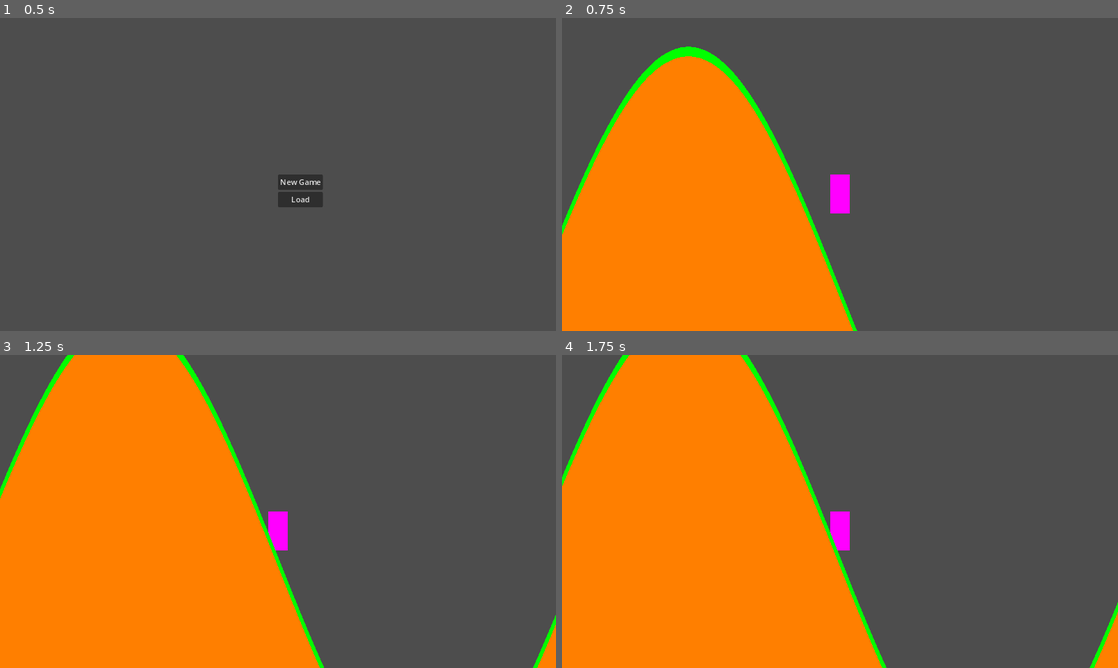
Above: before the commit, frames 1-4 (two rows, left to right).
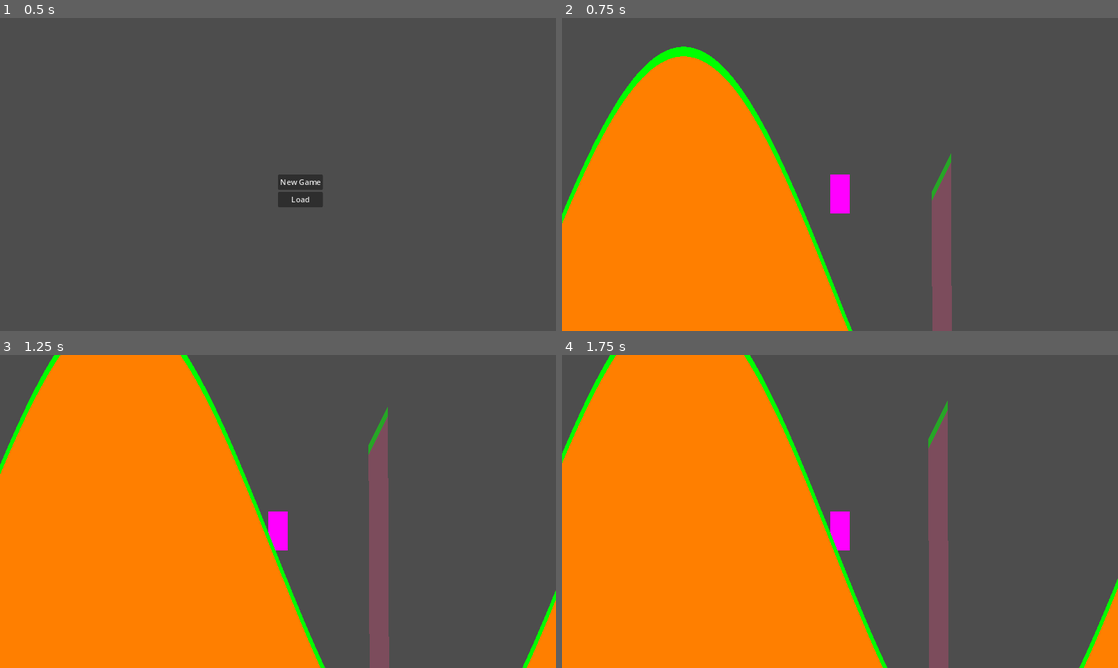
Above: after the commit, the same moments.

Repository: Shadowdragon019/Buildheim
Game: Godot game, scene res://main_menu/main_menu.tscn
The game is run twice, just before and just after one commit, with the same random seed, the same clock (stepped at 60 frames per second) and the same inputs.
Inputs (mouse positions are in pixels of both pictures, inside the frame that each line leads up to):
- Up to frame 1 (0.5 s): no input
- Up to frame 2 (0.75 s): click "New Game" at 0.5 s
- Up to frame 3 (1.25 s): no input
- Up to frame 4 (1.75 s): move the mouse to (962, 495) at 1.27 s; hold E (index_right) from 1.28 s (still down); click (962, 495) at 1.35 s

Frame 1 is identical in both runs. In frame 2, 4.2% of the frame differs, in the area x 0-71%, y 9-100%; in frame 3, 4.6%, in the area x 0-100%, y 0-100%; in frame 4, 4.6%.

Commit message:
Ground rendering is no longer directly tied to chunks

Diff:
--- a/tests/test-building/world.gd
+++ b/tests/test-building/world.gd
@@ -3,7 +3,7 @@
 const packed_point := preload("res://tests/test-building/point.tscn")
 const packed_object := preload("res://object/object.tscn")
 const packed_ground_shader := preload("res://tests/test-building/ground.gdshader")
-const chunk_bottom := 1000
+const world_bottom := 1000
 const point_width := 5
 const points_per_chunk := 400
 const chunk_width := point_width * points_per_chunk
@@ -11,7 +11,8 @@
 @onready var player: CharacterBody2D = $Player
 @onready var building_preview : Sprite2D = $BuildingPreview # Shader will break if there's more then one instance
 @onready var snapping_area: Area2D = $SnappingArea
-@onready var terraforming_preview: Polygon2D = $TerraformingPreview
+@onready var terraforming_point: Polygon2D = $TerraformingPoint
+var terraforming_preview: Area2D = create_ground_piece(true)
 var object_rotation := 0.0
 var blocking_objects : Array[Node2D] = []
 var snap_objects : Array[WorldObject] = []
@@ -19,6 +20,8 @@
 var chunk_heights : Dictionary = {}
 #Dictionary[int, Dictionary[int, float]]
 var new_chunk_heights : Dictionary = {}
+#Dictionary[int, Dictionary[int, float]]
+var terraforming_points : Dictionary = {}
 
 func chunk_index_at_x(x: float) -> int:
 	@warning_ignore("narrowing_conversion")
@@ -87,52 +90,75 @@
 		chunk_heights[chunk_index] = chunk_heights_portion
 
 
+func create_ground_piece(is_preview: bool = false) -> Node2D:
+	var shape := CollisionPolygon2D.new()
+	var grass := Polygon2D.new()
+	var ground := Polygon2D.new()
+	var highlight := Polygon2D.new()
+	shape.name = "Shape"
+	grass.name = "Grass"
+	ground.name = "Ground"
+	highlight.name = "Highlight"
+	grass.color = Color(0, 1, 0)
+	ground.color = Color(1, 0.5, 0)
+	highlight.color = Color(0, 0, 1, 0.5)
+
+	if is_preview:
+		var area := Area2D.new()
+		area.visible = false
+		area.add_child(shape)
+		area.add_child(grass)
+		area.add_child(ground)
+		area.add_child(highlight)
+		return area
+	else:
+		var collider := StaticBody2D.new()
+		collider.visible = false
+		collider.add_child(shape)
+		collider.add_child(grass)
+		collider.add_child(ground)
+		return collider
+
+
+func update_ground_piece(ground_piece: Node2D, heights: PackedFloat32Array):
+	var shape : CollisionPolygon2D = ground_piece.get_node("Shape")
+	var grass : Polygon2D = ground_piece.get_node("Grass")
+	var ground : Polygon2D = ground_piece.get_node("Ground")
+	var highlight : Polygon2D = ground_piece.get_node_or_null("Highlight")
+
+	var grass_points : PackedVector2Array = []
+	grass_points.resize(heights.size() * 2)
+	var ground_points : PackedVector2Array = [Vector2((heights.size() - 1) * point_width, world_bottom), Vector2(0, world_bottom)]
+
+	var index := -1
+	for height in heights:
+		var x : float = index * point_width
+		var y : float = height
+		index += 1
+		grass_points[index] = Vector2(x, y)
+		grass_points[(heights.size()) * 2 - index - 1] = Vector2(x, y - 10)
+		ground_points.append(Vector2(x, height))
+
+	shape.polygon = ground_points
+	ground.polygon = ground_points
+	grass.polygon = grass_points
+	if highlight != null:
+		highlight.polygon = ground_points
+	ground_piece.visible = true
+
+
 func load_chunk(chunk_index: int):
 	if chunk_is_loaded(chunk_index):
 		print("Chunk " + str(chunk_index) + " already exists")
 	else:
-		var polygon := Polygon2D.new()
-		polygon.color = Color(1, 0.5, 0 ,1)
-		polygon.name = "Ground"
-		var grass_polygon := Polygon2D.new()
-		grass_polygon.color = Color(0, 1, 0 ,1)
-		grass_polygon.name = "Grass"
-		var collision := StaticBody2D.new()
-		collision.name = "GroundCollision" + str(chunk_index)
-		var shape := CollisionPolygon2D.new()
-		shape.name = "Shape"
-		collision.add_child(shape)
-		collision.add_child(polygon)
-		collision.add_child(grass_polygon)
-
-		var ground_points : PackedVector2Array = []
-		var ground_uv : PackedVector2Array = [Vector2(0, 1)]
-		var grass_points : PackedVector2Array = []
-		grass_points.resize((points_per_chunk + 1) * 2)
-
 		if !chunk_data_exists(chunk_index):
 			generate_chunk_data(chunk_index)
-
-		var start_x = chunk_width * chunk_index
-		for i in range(points_per_chunk + 1):
-			var x : float = start_x + i * point_width
-			var y : float = chunk_heights[chunk_index][i]
-			grass_points[i] = Vector2(x, y)
-			grass_points[(points_per_chunk + 1) * 2 - i - 1] = Vector2(x, y - 10)
-			if i == 0:
-				ground_points.append(Vector2(x, chunk_bottom))
-			ground_points.append(Vector2(x, y))
-			if i == points_per_chunk:
-				ground_points.append(Vector2(x, chunk_bottom))
-			ground_uv.append(Vector2(0, 0))
-		ground_uv.append(Vector2(0, 1))
-
-		shape.polygon = ground_points
-		polygon.polygon = ground_points
-		polygon.uv = ground_uv
-		grass_polygon.polygon = grass_points
-
-		add_child(collision)
+		#gotta set x offset
+		var piece := create_ground_piece()
+		update_ground_piece(piece, chunk_heights[chunk_index])
+		add_child(piece)
+		piece.name = "GroundCollision" + str(chunk_index)
+		piece.global_position.x = chunk_index * chunk_width
 
 
 func unload_chunk(chunk_index: int):
@@ -172,6 +198,8 @@
 func _ready():
 	if TestBuildingGlobal.load_game:
 		load_game()
+	add_child(terraforming_preview)
+	terraforming_preview.modulate = Color(1, 1, 1, 0.5)
 
 	# Dictionary[int, float]
 	set_heights(0, {
@@ -181,13 +209,14 @@
 		397: 0,
 		396: 0,
 	})
-
-
-
+	set_heights(1, {
+		10: 0
+	})
+	update_ground_piece(terraforming_preview, [-100, -110, -120, -130, -140])
+	terraforming_preview.global_position.x = 100
 
 func _process(_delta: float):
 	var global_mouse_position := get_global_mouse_position()
-
 	# Building
 	#region
 	if Input.is_action_just_pressed("forwards") && TestBuildingGlobal.building_enabled:
@@ -230,19 +259,24 @@
 	if Input.is_action_just_released("right_click") && !TestBuildingGlobal.objects_over_mouse.is_empty() && TestBuildingGlobal.building_enabled:
 		TestBuildingGlobal.last_oom().queue_free()
 		TestBuildingGlobal.objects_over_mouse.remove_at(TestBuildingGlobal.last_oom_index())
+
 	#endregion
 
 	# Terraforming
 	#region
-	terraforming_preview.visible = TestBuildingGlobal.terraforming_enabled
+	terraforming_point.visible = TestBuildingGlobal.terraforming_enabled
 	if TestBuildingGlobal.terraforming_enabled:
-		terraforming_preview.global_position = Vector2(int(global_mouse_position.x / point_width) * point_width, global_mouse_position.y)
-
-		if Input.is_action_just_pressed("left_click") && global_mouse_position.y < chunk_bottom:
-			print("e")
-			set_heights(chunk_index_at_x(terraforming_preview.global_position.x), {
-				int(terraforming_preview.global_position.x / point_width): terraforming_preview.global_position.y
-			})
+		var terraform_chunk_index := chunk_index_at_x(terraforming_point.global_position.x)
+		var terraform_point_index := point_index_at_x(terraforming_point.global_position.x)
+
+		terraforming_point.global_position = Vector2(int((global_mouse_position.x + float(point_width) / 2.0) / point_width) * point_width, global_mouse_position.y)
+
+		if terraforming_point.global_position.y > world_bottom - 5:
+			terraforming_point.global_position.y = world_bottom - 5
+
+		if Input.is_action_just_pressed("left_click"):
+			set_heights(terraform_chunk_index, {terraform_point_index: terraforming_point.global_position.y})
+
 	#endregion
 
 	# Load chunks around player
@@ -256,40 +290,15 @@
 	for chunk_index in new_chunk_heights:
 		var _chunk_index : int = chunk_index
 		# Dictionary[int, float]
-		var points_to_update : Dictionary = new_chunk_heights[chunk_index]
-
-		if !chunk_heights.has(chunk_index):
-			push_warning("Attempting to modify chunk " + str(_chunk_index) + " when it does not exist. Ignoring.")
-			continue
-
-		var collision_polygon : CollisionPolygon2D = get_node("GroundCollision" + str(_chunk_index) + "/Shape")
-		var ground_polygon : Polygon2D = get_node("GroundCollision" + str(_chunk_index) + "/Ground")
-		var grass_polygon : Polygon2D = get_node("GroundCollision" + str(_chunk_index) + "/Grass")
-		var collision_polygon_data := collision_polygon.polygon
-		var ground_polygon_data := ground_polygon.polygon
-		var grass_polygon_data := grass_polygon.polygon
-
-		for point_index in points_to_update:
-			var height : float = points_to_update[point_index]
-			if point_index < 0:
-				push_warning("Attempting to modify point (" + str(_chunk_index) + ", " + str(point_index) + ") with point index smaller then minimum, 0. Ignoring.")
-				continue
-			if point_index > points_per_chunk:
-				push_warning("Attempting to modify point (" + str(_chunk_index) + ", " + str(point_index) + ") with point index bigger then maximum, " + str(points_per_chunk) + ". Ignoring.")
-				continue
-			if height > chunk_bottom:
-				push_warning("Attempting to set height of point (" + str(_chunk_index) + ", " + str(point_index) + " which is below chunk bottom, " + str(chunk_bottom) + ". Ignoring.")
-				continue
-
-			chunk_heights[chunk_index][point_index] = height
-			collision_polygon_data[point_index + 1].y = height
-			ground_polygon_data[point_index + 1].y = height
-			grass_polygon_data[point_index].y = height
-			grass_polygon_data[(points_per_chunk + 1) * 2 - point_index - 1].y = height - 10
-
-		collision_polygon.polygon = collision_polygon_data
-		ground_polygon.polygon = ground_polygon_data
-		grass_polygon.polygon = grass_polygon_data
+		var chunk_piece : StaticBody2D = get_node("GroundCollision" + str(_chunk_index))
+		var points : PackedFloat32Array = chunk_heights[chunk_index]
+		# Dictionary[int, float]
+		var new_points : Dictionary = new_chunk_heights[chunk_index]
+
+		for point_index in new_points:
+			points[point_index] = new_points[point_index]
+
+		update_ground_piece(chunk_piece, points)
 
 	new_chunk_heights = {}
 	#endregion
--- a/tests/test-building/world.tscn
+++ b/tests/test-building/world.tscn
@@ -21,6 +21,7 @@
 [node name="Player" parent="." instance=ExtResource("1_rjrbx")]
 position = Vector2(0, -100)
 inifnite_jumps = true
+jump_multiplier = 2.0
 
 [node name="BuildingPreview" type="Sprite2D" parent="."]
 modulate = Color(1, 1, 1, 0.501961)
@@ -37,7 +38,7 @@
 [node name="CollisionShape2D" type="CollisionShape2D" parent="SnappingArea"]
 shape = SubResource("RectangleShape2D_6rdb8")
 
-[node name="TerraformingPreview" type="Polygon2D" parent="."]
+[node name="TerraformingPoint" type="Polygon2D" parent="."]
 visible = false
 top_level = true
 scale = Vector2(0.5, 0.5)
